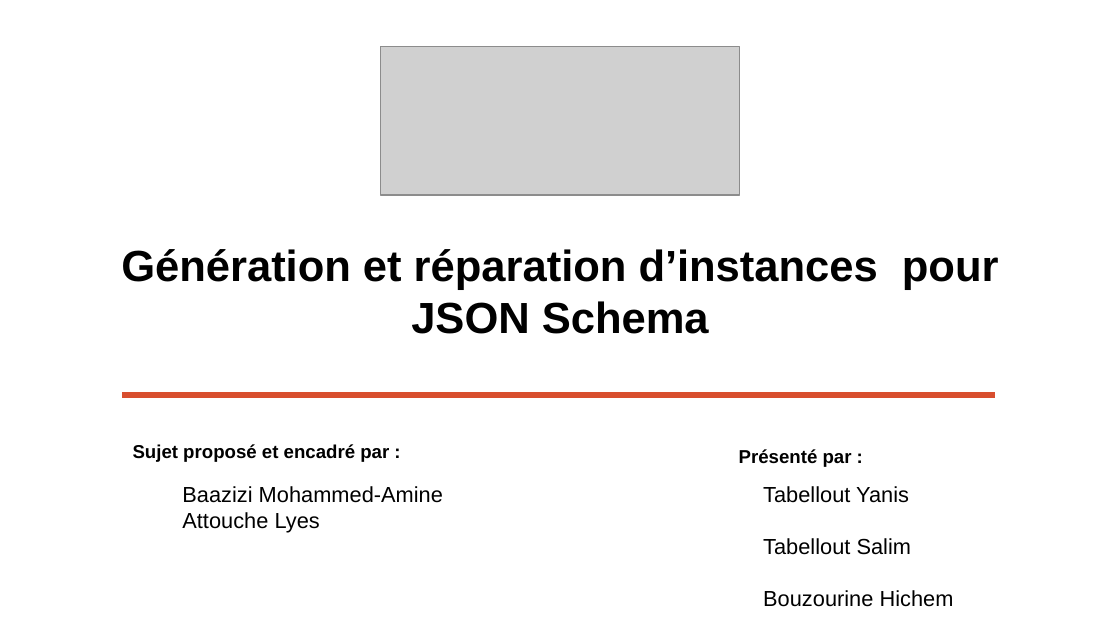
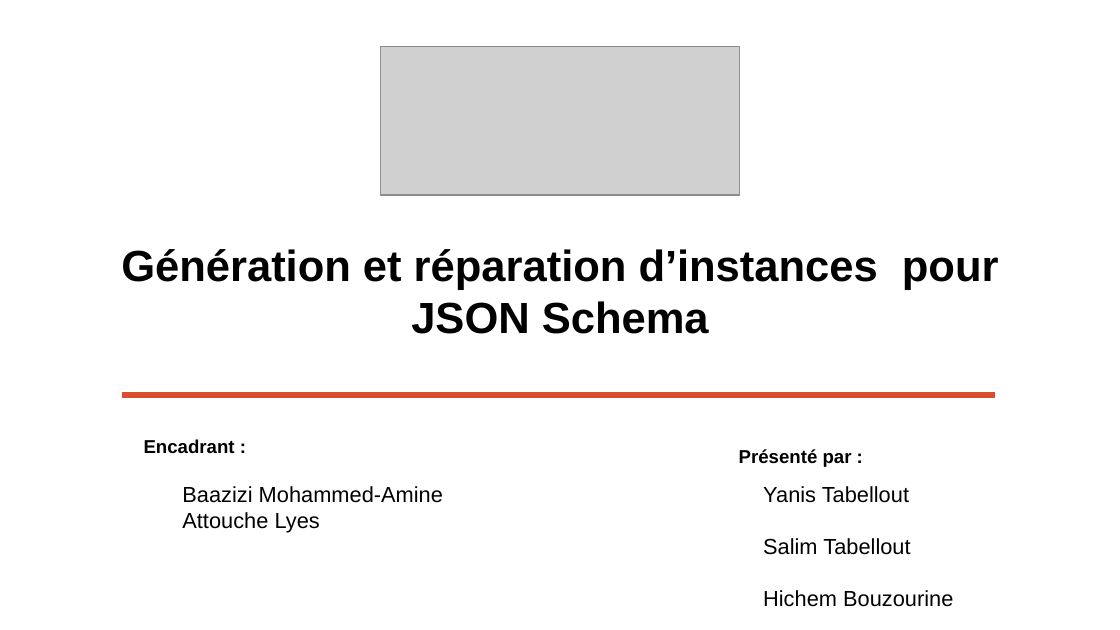
Before and after one commit to Yanis540/PSTL-M1, a slide deck: slide 1 of rapport/Présentation_Finale.pptx. Drawn at 1120x630 pixels with LibreOffice and Linux fonts; fonts in the diff are those of the drawing; grey boxes stand for pictures. Boxes give left, top, right and bottom in pixels: in the first picture for what was removed or moved away, otherwise in the second. Text is boxed around its words. In the diff, an @@ line names an element or a change of style, - is before the commit and + after.

```diff
--- a/rapport/Présentation_Finale.pptx
+++ b/rapport/Présentation_Finale.pptx
@@ text at (x1=144, y1=439, x2=235, y2=454): text changed @@
-Sujet proposé et encadré par :
+Encadrant :
@@ text at (x1=763, y1=486, x2=953, y2=607): text changed @@
-Tabellout Yanis
-Tabellout Salim
-Bouzourine Hichem
+Yanis Tabellout
+Salim Tabellout
+Hichem Bouzourine
```
Also in this commit, not shown: 2 other slides changed, 3 slides added, 10 other files.
